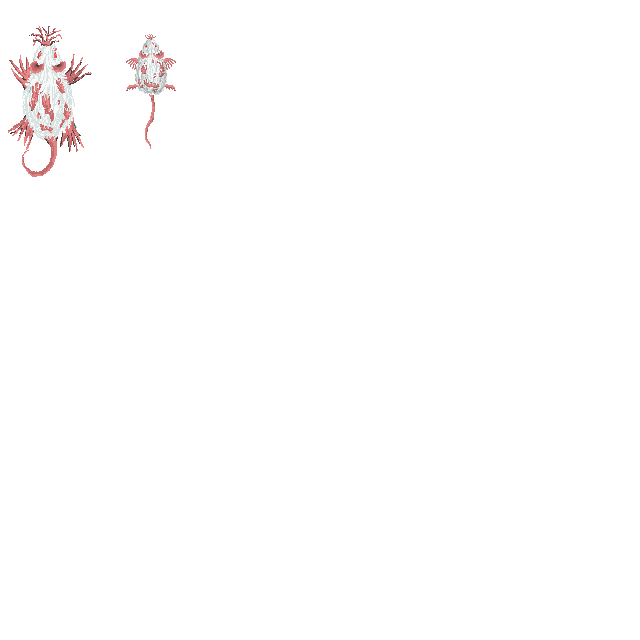
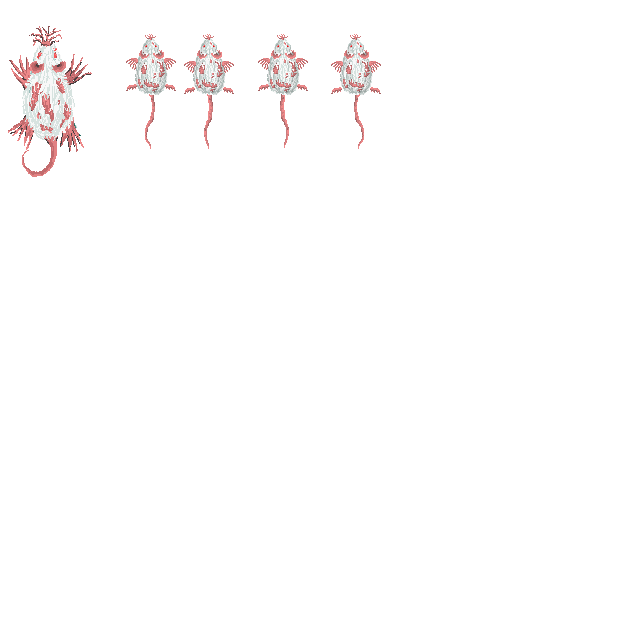
Layers edited between the first and the second (640, 640) image:
added layer "Слой 33" in group "Mouse" over [354, 94, 364, 149]
added layer "Слой 32" in group "Mouse" over [345, 60, 371, 86]
added layer "Слой 31" in group "Mouse" over [369, 61, 381, 94]
added layer "Слой 30" in group "Mouse" over [331, 61, 343, 94]
added layer "Слой 29" in group "Mouse" over [340, 39, 372, 95]
added layer "Слой 28" in group "Mouse" over [343, 42, 370, 92]
added layer "Слой 27" in group "Mouse" over [340, 34, 373, 95]
added layer "Слой 25" in group "Mouse" over [272, 60, 298, 86]
added layer "Слой 24" in group "Mouse" over [296, 58, 308, 91]
added layer "Слой 23" in group "Mouse" over [258, 58, 270, 91]
added layer "Слой 22" in group "Mouse" over [267, 39, 299, 95]
added layer "Слой 21" in group "Mouse" over [270, 42, 297, 92]
added layer "Слой 20" in group "Mouse" over [267, 34, 300, 95]
added layer "Слой 34" in group "Mouse" over [280, 93, 289, 148]
added layer "Слой 19" in group "Mouse" over [204, 94, 213, 149]
added layer "Слой 18" in group "Mouse" over [198, 60, 224, 86]
added layer "Слой 17" in group "Mouse" over [222, 61, 234, 94]
added layer "Слой 16" in group "Mouse" over [184, 61, 196, 94]
added layer "Слой 15" in group "Mouse" over [193, 39, 225, 95]
added layer "Слой 14" in group "Mouse" over [196, 42, 223, 92]
added layer "Слой 13" in group "Mouse" over [193, 34, 226, 95]
